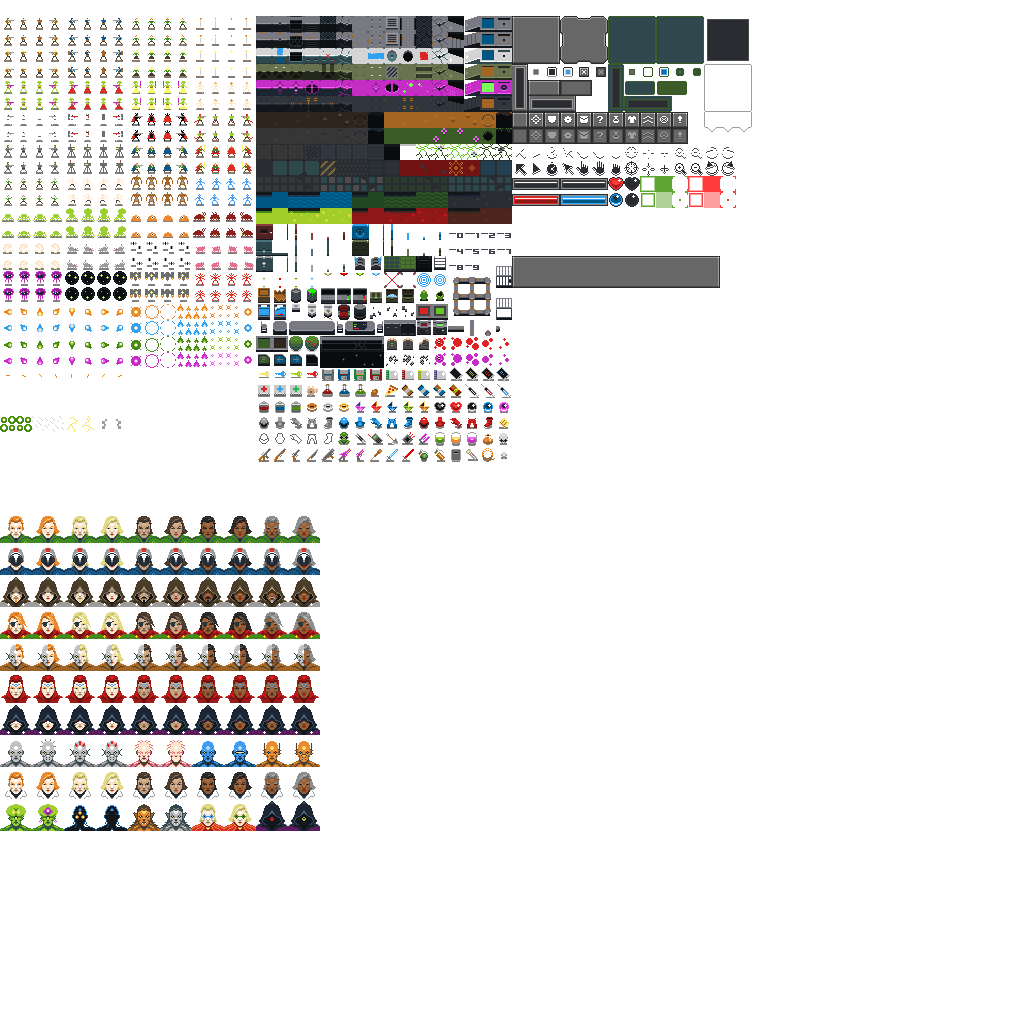
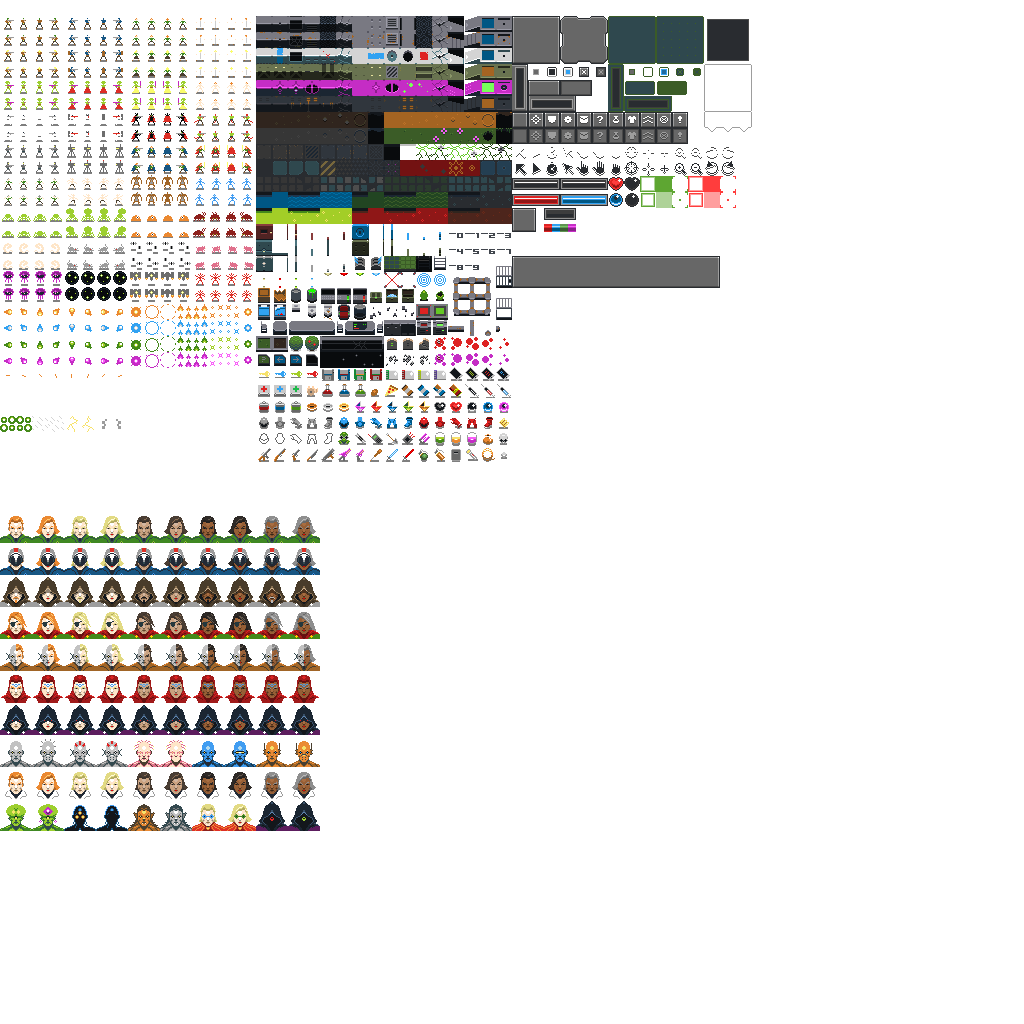
Layer changes from the first (1024, 1024) image to the second:
painted on "graphics.png" over [512, 208, 576, 232]
